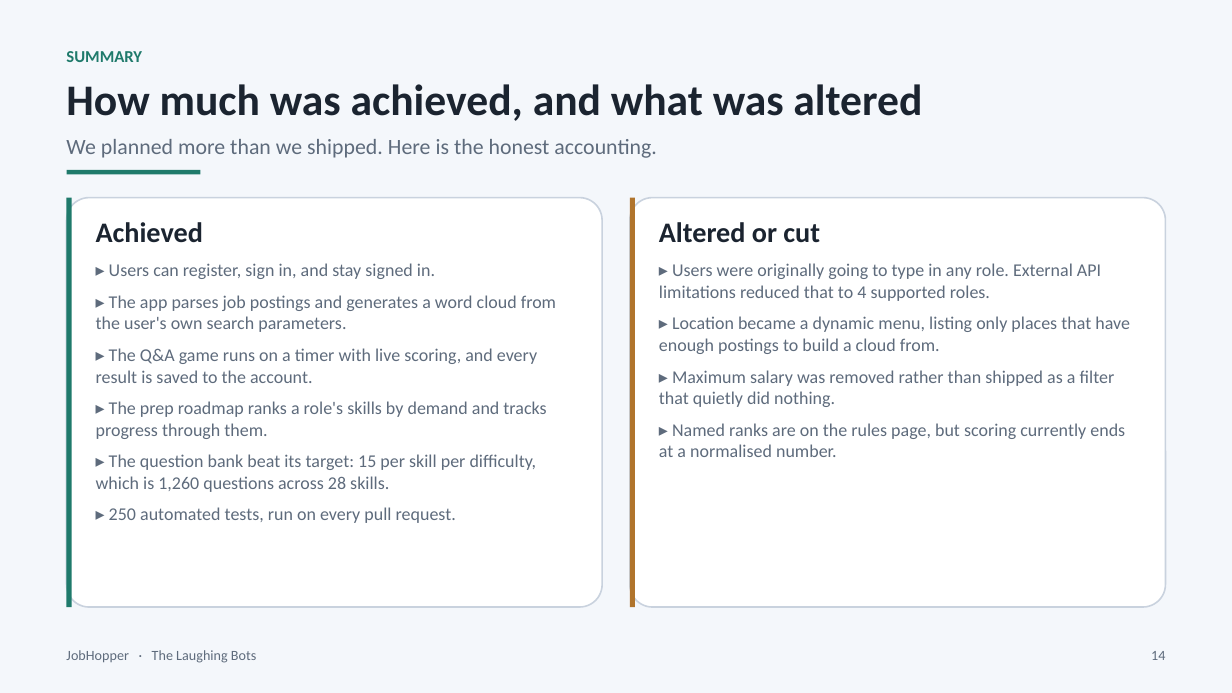
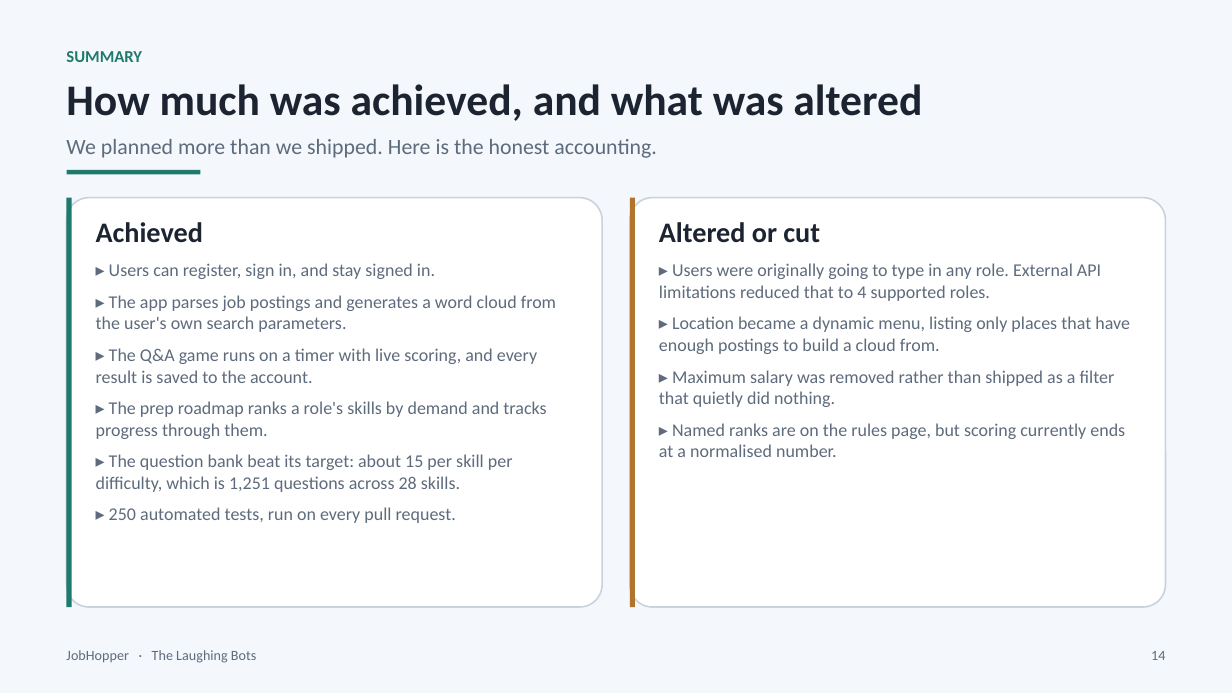
Before and after one commit to erhewlett/Laughing-Bots, a slide deck: slide 14 of presentation/JobHopper_Final_Presentation.pptx. Drawn at 1232x693 pixels with LibreOffice and Linux fonts; fonts in the diff are those of the drawing. Boxes give left, top, right and bottom in pixels: in the first picture for what was removed or moved away, otherwise in the second. Text is boxed around its words. In the diff, an @@ line names an element or a change of style, - is before the commit and + after.

```diff
--- a/presentation/JobHopper_Final_Presentation.pptx
+++ b/presentation/JobHopper_Final_Presentation.pptx
@@ text at (96,454,513,492): text changed @@
-▸ The question bank beat its target: 15 per skill per difficulty,
-which is 1,260 questions across 28 skills.
+▸ The question bank beat its target: about 15 per skill per
+difficulty, which is 1,251 questions across 28 skills.
```
Also in this commit, not shown: 8 other files.
